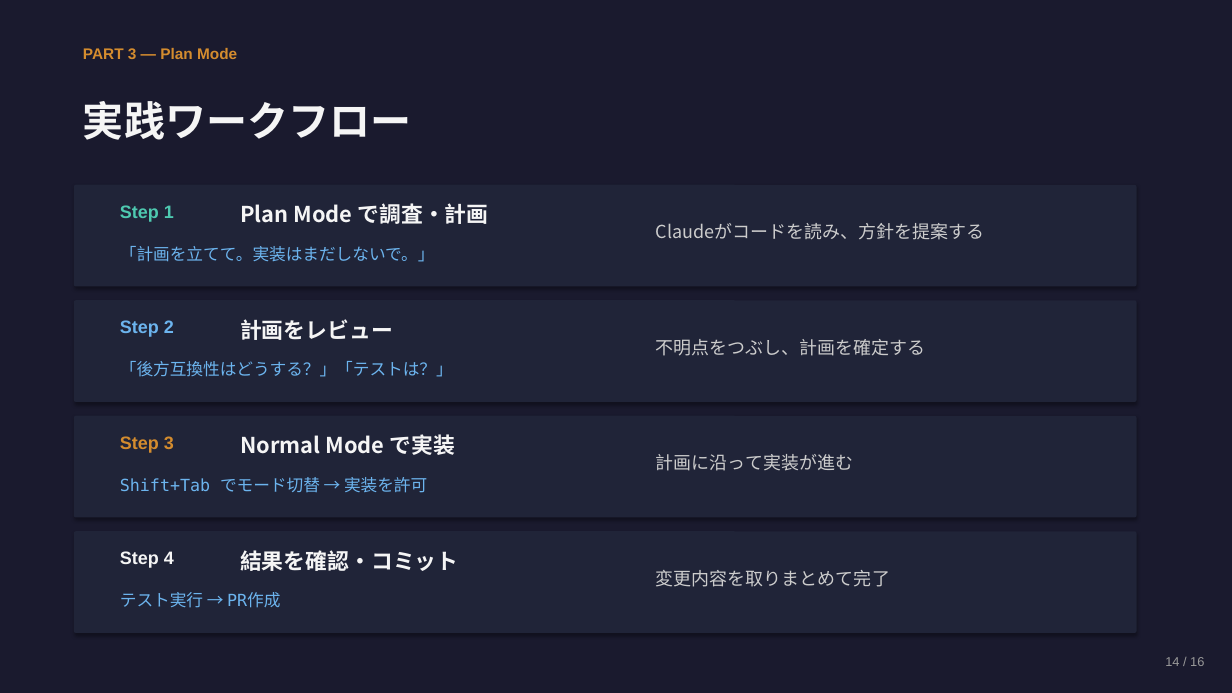
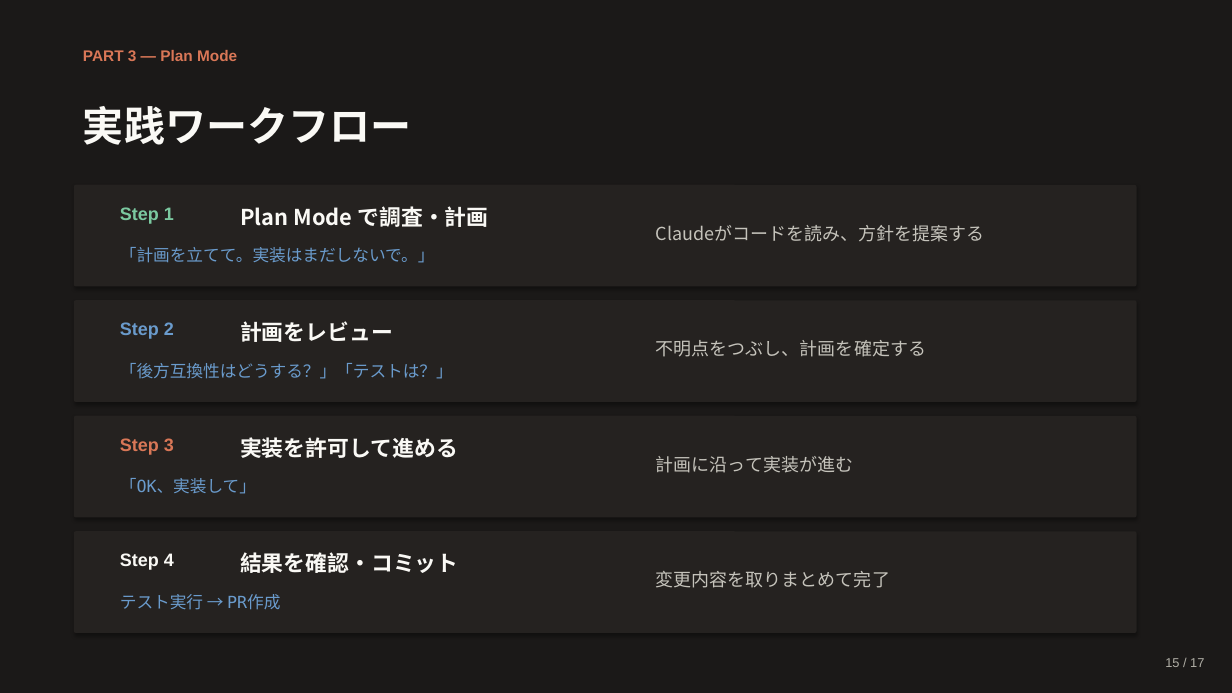
Before and after one commit to Ischca/zenn, a slide deck: slide 15 of slides/session1.pptx (slide 14 before the commit). Drawn at 1232x693 pixels with LibreOffice and Linux fonts; fonts in the diff are those of the drawing. Boxes give left, top, right and bottom in pixels: in the first picture for what was removed or moved away, otherwise in the second. Text is boxed around its words. In the diff, an @@ line names an element or a change of style, - is before the commit and + after.

```diff
--- a/slides/session1.pptx
+++ b/slides/session1.pptx
@@ background #1A1A2E to #1B1918 @@
@@ text "PART 3 — Plan Mode" at [83, 50, 237, 61]: text colour #D48C2E to #D97757; line spacing 16.8pt to 18pt @@
@@ text "実践ワークフロー" at [83, 106, 412, 145]: text colour #F5F5F5 to #FAF9F5; line spacing 44.8pt to 48pt @@
@@ text "Step 1" at [120, 207, 174, 224]: text colour #4EC9B0 to #7BC9A0; line spacing 19.6pt to 21pt @@
@@ text "Step 2" at [120, 322, 174, 339]: text colour #6CB4EE to #6A9BCC; line spacing 19.6pt to 21pt @@
@@ text "Step 3" at [120, 438, 174, 455]: text colour #D48C2E to #D97757; line spacing 19.6pt to 21pt @@
@@ text at [240, 437, 458, 458]: text changed; text colour #F5F5F5 to #FAF9F5 @@
-Normal Mode で実装
+実装を許可して進める
@@ text at [120, 478, 256, 494]: text changed; text colour #6CB4EE to #6A9BCC @@
-Shift+Tab でモード切替 → 実装を許可
+「OK、実装して」
@@ fill #202438 to #252220 in 4 elements at [74, 185, 1137, 287], [74, 300, 1137, 402], [74, 416, 1137, 518], [74, 531, 1137, 633] @@
@@ text "Step 4" at [120, 553, 174, 570]: text colour #F5F5F5 to #FAF9F5; line spacing 19.6pt to 21pt @@
@@ text colour #F5F5F5 to #FAF9F5; line spacing 23.8pt to 25.5pt in 3 elements at [240, 206, 489, 227], [240, 321, 393, 342], [240, 552, 459, 573] @@
@@ text colour #CCCCCC to #C5C3BB; line spacing 19.6pt to 21pt in 4 elements at [656, 225, 985, 242], [656, 340, 926, 357], [656, 456, 853, 473], [656, 571, 890, 588] @@
@@ text colour #6CB4EE to #6A9BCC; line spacing 18.2pt to 19.5pt in 3 elements at [120, 247, 435, 263], [120, 363, 453, 379], [120, 594, 280, 610] @@
@@ text at [1165, 658, 1204, 667]: text changed; text colour #999999 to #B0AEA5 @@
-14 / 16
+15 / 17
```
Also in this commit, not shown: 15 other slides changed, 1 slide added, 1 other file.
